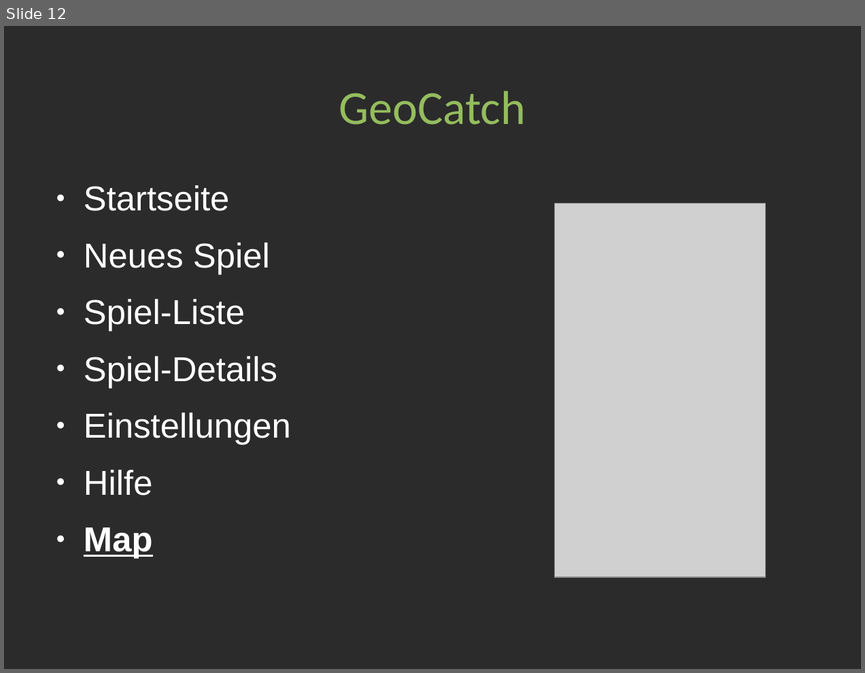
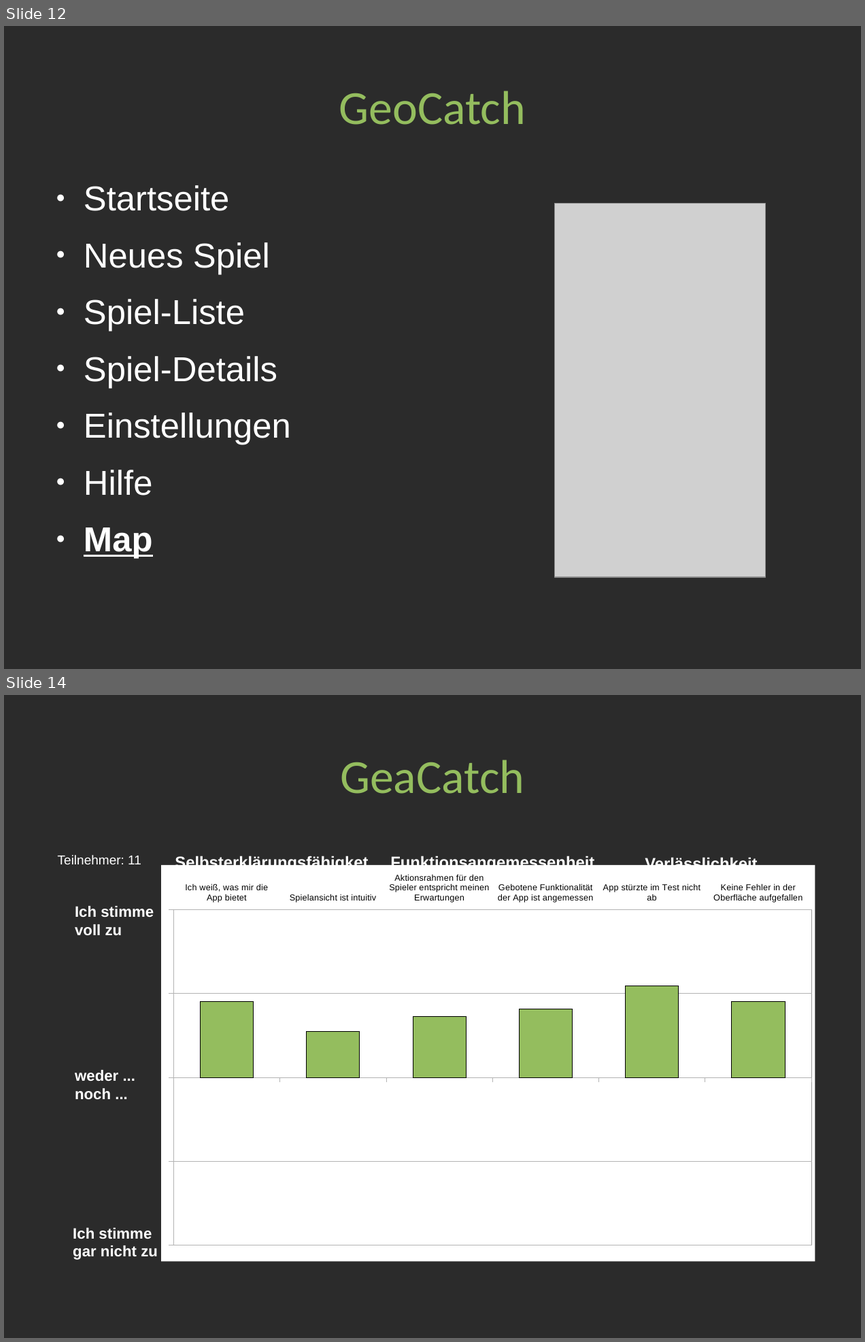
Before and after one commit to Sibirius/rwth-mcc10-group3, a slide deck: final_pres/GeoCatch.odp. Shown one above the other, each under a label of ours: slide 12 before the commit, slides 12 and 14 after it; the slides between them are not shown. The pictures are 865x673 and 865x1342 pixels, drawn with LibreOffice and Linux fonts; fonts in the diff are those of the drawing; grey boxes stand for pictures; background and template pictures are left out; a plain dark background stands for a picture behind light text. Boxes give left, top, right and bottom in pixels: in the first picture for what was removed or moved away, otherwise in the second. Text is boxed around its words. In the diff, an @@ line names an element or a change of style, - is before the commit and + after.

```diff
--- a/final_pres/GeoCatch.odp
+++ b/final_pres/GeoCatch.odp
@@ slide 14 added at (4, 695, 861, 1338), background picture (left out) @@
@@ title added at (340, 760, 524, 794), 44 pt, text #94BD5E @@
+GeaCatch
@@ text added at (58, 855, 141, 864), 12 pt, text #FFFFFF @@
+Teilnehmer: 11
@@ text added at (175, 855, 368, 865), 15 pt, text #FFFFFF, bold @@
+Selbsterklärungsfähigket
@@ text added at (390, 855, 594, 865), 15 pt, text #FFFFFF, bold @@
+Funktionsangemessenheit
@@ text added at (645, 856, 757, 865), 15 pt, text #FFFFFF, bold @@
+Verlässlichkeit
@@ column chart added at (161, 865, 815, 1262) @@
+categories: Ich weiß, was mir die App bietet, Spielansicht ist intuitiv, Aktionsrahmen für den Spieler entspricht meinen Erwartungen, Gebotene Funktionalität der App ist angemessen, App stürzte im Test nicht ab, Keine Fehler in der Oberfläche aufgefallen
+Series 1: 83, 50, 67, 75, 100, 83
@@ text added at (75, 906, 154, 935), 14 pt, text #FFFFFF, bold @@
+Ich stimme
+voll zu
@@ text added at (75, 1070, 118, 1100), 14 pt, text #FFFFFF, bold @@
+weder ...
+noch ...
@@ text added at (73, 1227, 158, 1259), 14 pt, text #FFFFFF, bold @@
+Ich stimme
+gar nicht zu
```
Also in this commit, not shown: 3 other slides added.
